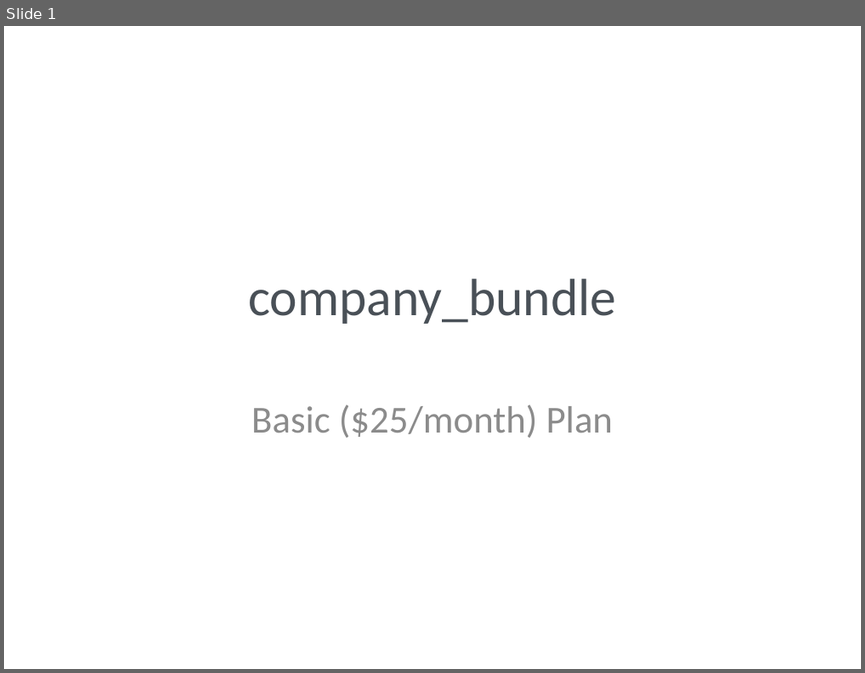
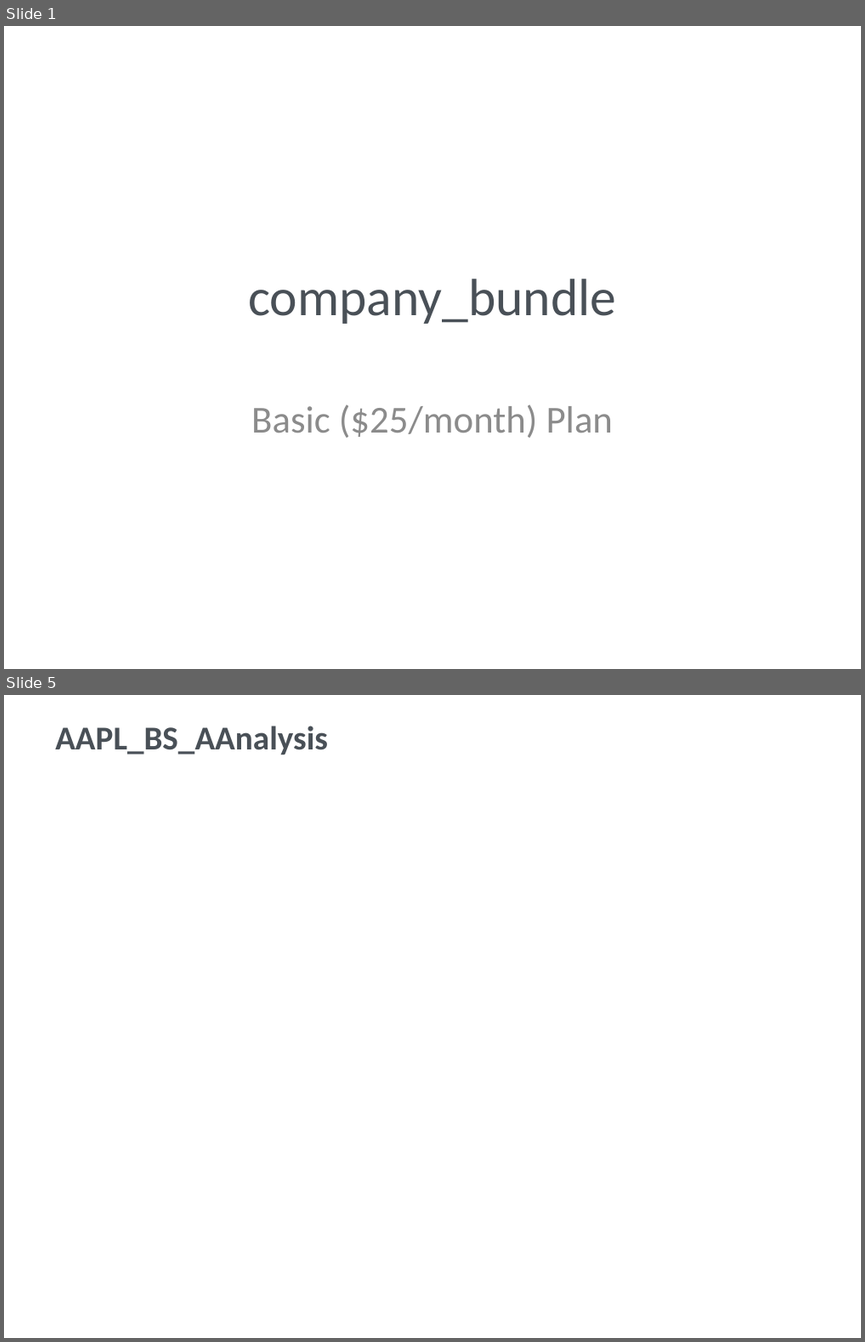
Before and after one commit to gaurav13407/FINEDECK-Excel-to-PPT-, a slide deck: examples/tier_comparison_demo/company_bundle/company_bundle_BASIC.pptx. Shown one above the other, each under a label of ours: slide 1 before the commit, slides 1 and 5 after it; the slides between them are not shown. The pictures are 865x673 and 865x1342 pixels, drawn with LibreOffice and Linux fonts; fonts in the diff are those of the drawing. Boxes give left, top, right and bottom in pixels: in the first picture for what was removed or moved away, otherwise in the second. Text is boxed around its words. In the diff, an @@ line names an element or a change of style, - is before the commit and + after.

```diff
--- a/examples/tier_comparison_demo/company_bundle/company_bundle_BASIC.pptx
+++ b/examples/tier_comparison_demo/company_bundle/company_bundle_BASIC.pptx
@@ slide 5 added at (4,695,861,1338), background #FFFFFF @@
@@ text added at (55,726,328,755), 28 pt, text #495057, bold @@
+AAPL_BS_AAnalysis
```
Also in this commit, not shown: 2 slides changed, 1 other slide added, 2 slides removed, 41 other files.
